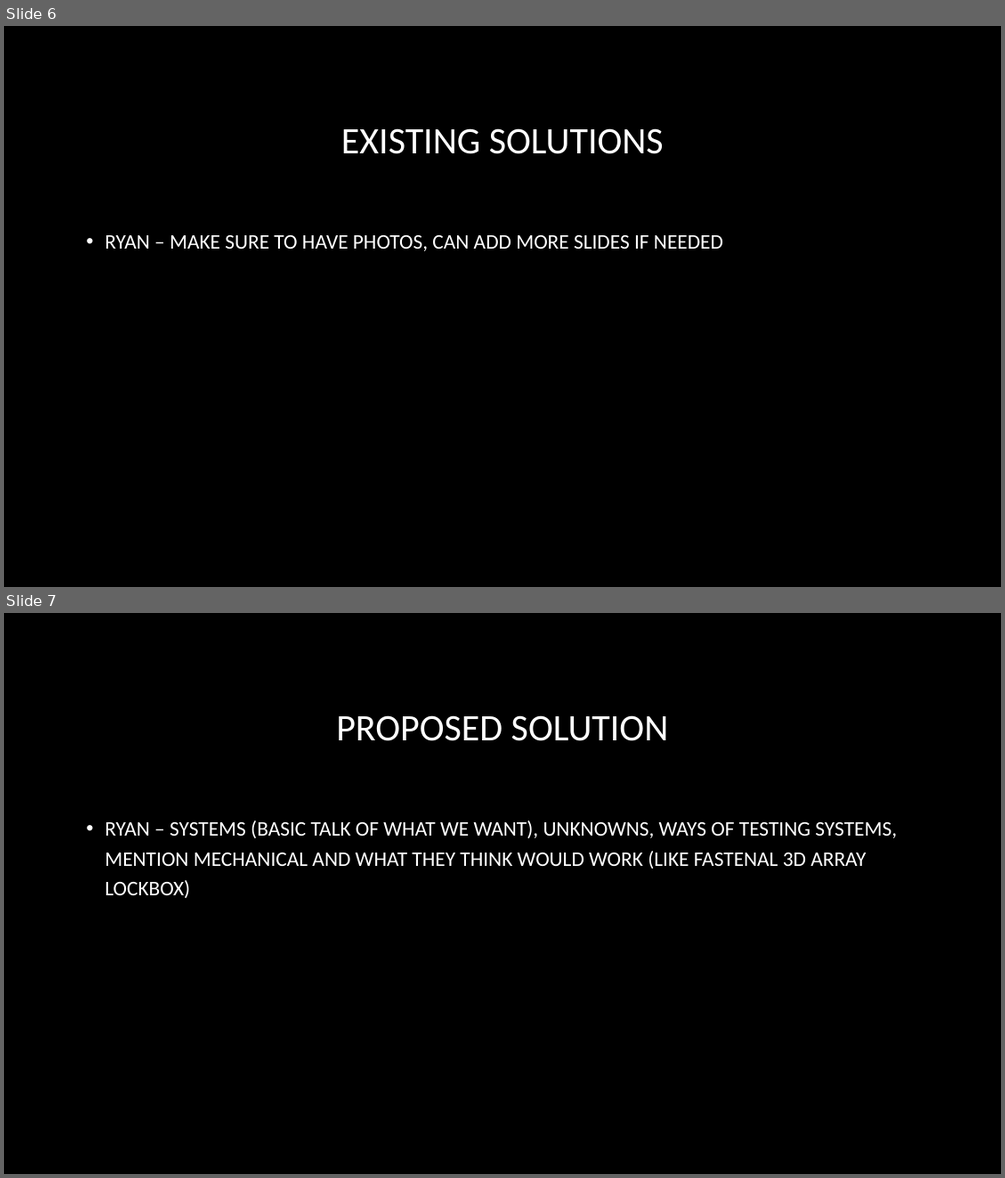
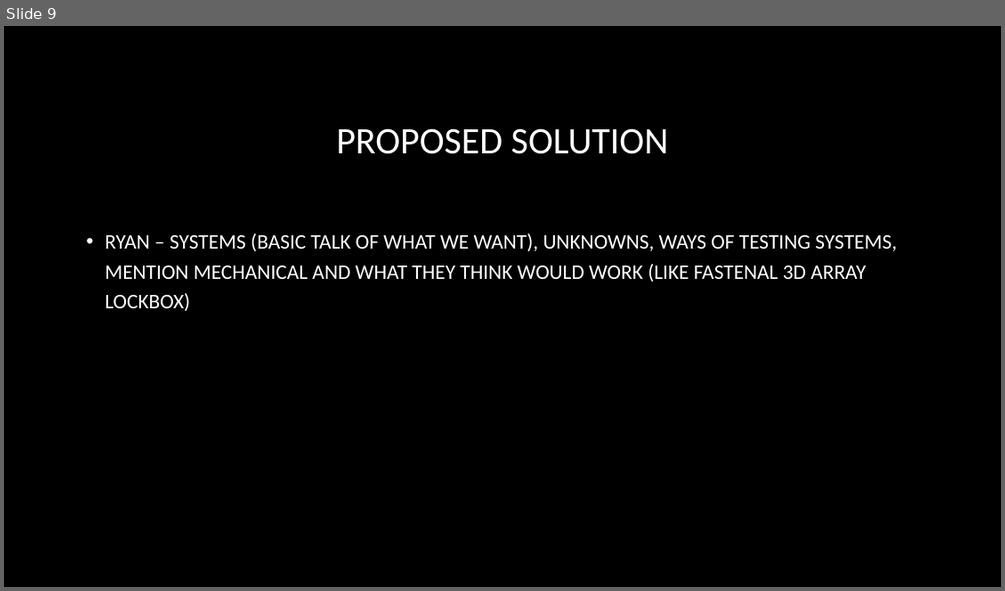
Before and after one commit to DillonSW/Capstone_Team_5, a slide deck: Reports/Team5_project_Proposal.pptx. Shown one above the other, each under a label of ours: slides 6 and 7 before the commit, slide 9 after it. The pictures are 1005x1178 and 1005x591 pixels, drawn with LibreOffice and Linux fonts; fonts in the diff are those of the drawing; background and template pictures are left out. Boxes give left, top, right and bottom in pixels: in the first picture for what was removed or moved away, otherwise in the second. Text is boxed around its words. In the diff, an @@ line names an element or a change of style, - is before the commit and + after.

```diff
--- a/Reports/Team5_project_Proposal.pptx
+++ b/Reports/Team5_project_Proposal.pptx
@@ slide 6 removed at <box>4,26,1001,587</box>, background picture (left out) @@
@@ title removed at <box>341,128,663,154</box> @@
-EXISTING SOLUTIONS
@@ text removed at <box>105,235,723,251</box> @@
-• RYAN – MAKE SURE TO HAVE PHOTOS, CAN ADD MORE SLIDES IF NEEDED
@@ what was slide 7 is now slide 9 @@
```
Also in this commit, not shown: 3 slides added.
